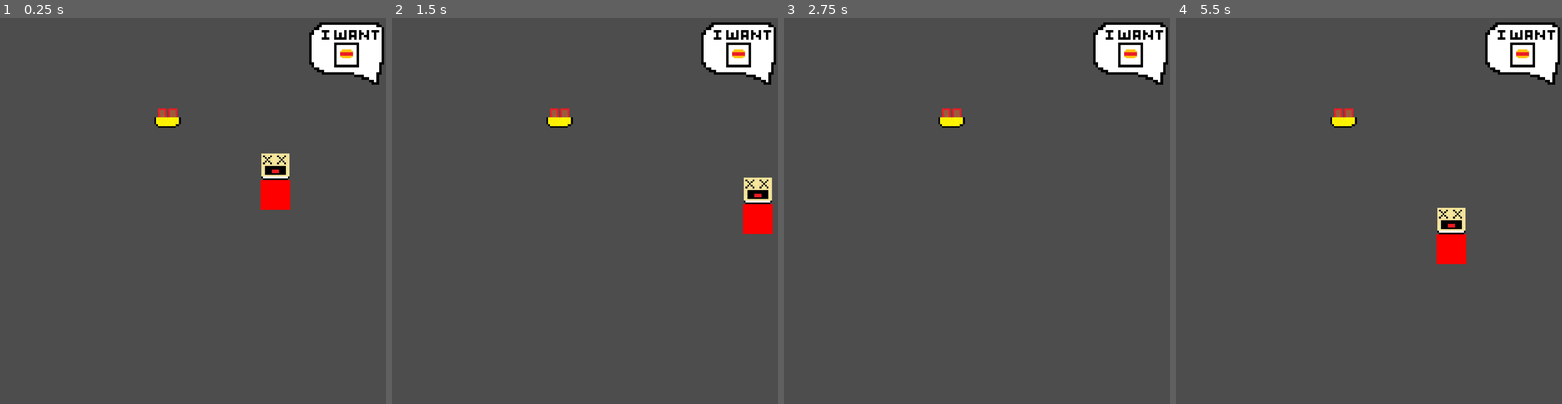
Above: before the commit, frames 1-4 (left to right).
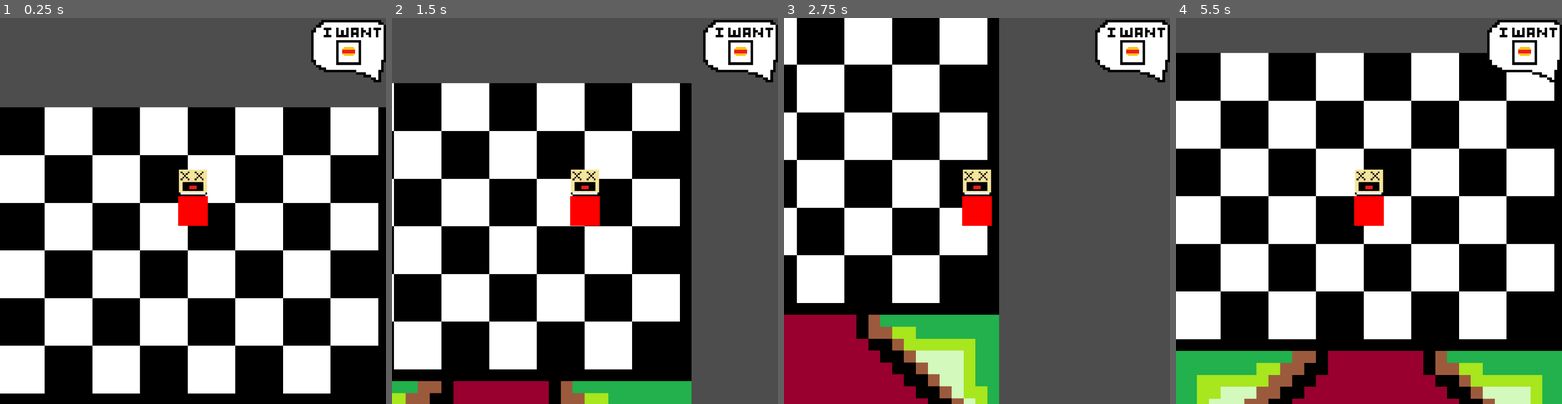
Above: after the commit, the same moments.

Repository: Vektor-Studios/Hackclub-Haven
Game: Godot game, scene res://Scenes/game.tscn
The game is run twice, just before and just after one commit, with the same random seed, the same clock (stepped at 60 frames per second) and the same inputs. The engine's default icon, where the game draws it, is replaced by a stand-in: a white triangle on a blue panel in a dark square.
Inputs:
- Up to frame 1 (0.25 s): no input
- Up to frame 2 (1.5 s): tap Enter at 0.5 s; hold D (right) 0.53-1.28 s; hold S (down) from 1.28 s (still down)
- Up to frame 3 (2.75 s): release S (down) at 2.03 s; hold D (right) from 2.03 s (still down)
- Up to frame 4 (5.5 s): release D (right) at 2.78 s; hold W (up) 2.78-3.53 s; hold A (left) 3.53-5.03 s; hold S (down) from 5.03 s (still down)

The runs differ from the first frame. In frame 1, 78% of the frame differs, in the area x 0-100%, y 0-100%; in frame 2, 67%; in frame 3, 57%; in frame 4, 91%.

Commit message:
Viewport & Starting Collision

Diff:
--- a/Scenes/game.tscn
+++ b/Scenes/game.tscn
@@ -3,14 +3,20 @@
 [ext_resource type="PackedScene" uid="uid://13tlneila0p5" path="res://Scenes/player.tscn" id="1_ebmjs"]
 [ext_resource type="PackedScene" uid="uid://dl8sll7pcc4yp" path="res://Scenes/food_item_pickup.tscn" id="2_qxrlw"]
 [ext_resource type="PackedScene" uid="uid://b34un58kud4c8" path="res://Scenes/speech_bubble.tscn" id="3_wrm1d"]
+[ext_resource type="PackedScene" uid="uid://bk4gouwwvqhsf" path="res://Scenes/hotel_map.tscn" id="4_3dryh"]
 
 [node name="Game" type="Node2D" unique_id=445429191]
 
+[node name="HotelMap" parent="." unique_id=1709313961 instance=ExtResource("4_3dryh")]
+position = Vector2(1471, 1475)
+
 [node name="Player" parent="." unique_id=1714150782 instance=ExtResource("1_ebmjs")]
-position = Vector2(685, 440)
+position = Vector2(2462, 251)
+
+[node name="Camera2D" type="Camera2D" parent="Player" unique_id=1822298211]
+
+[node name="SpeechBubble" parent="Player" unique_id=1949044896 instance=ExtResource("3_wrm1d")]
+position = Vector2(480, -319)
 
 [node name="FoodItemPickup" parent="." unique_id=624916689 instance=ExtResource("2_qxrlw")]
 position = Vector2(419, 238)
-
-[node name="SpeechBubble" parent="." unique_id=1949044896 instance=ExtResource("3_wrm1d")]
-position = Vector2(955, 167)
--- /dev/null
+++ b/Scenes/hotel_map.tscn
@@ -0,0 +1,19 @@
+[gd_scene format=3 uid="uid://bk4gouwwvqhsf"]
+
+[ext_resource type="Texture2D" uid="uid://iu33gmlwnxls" path="res://Sprites/hotel_floor.png" id="1_dr8dx"]
+
+[sub_resource type="RectangleShape2D" id="RectangleShape2D_dr8dx"]
+size = Vector2(30.25, 2519)
+
+[node name="HotelMap" type="Node2D" unique_id=1709313961]
+
+[node name="Floor" type="Sprite2D" parent="." unique_id=727837661]
+scale = Vector2(29.63, 29.63)
+texture = ExtResource("1_dr8dx")
+
+[node name="RigidBody2D" type="StaticBody2D" parent="." unique_id=1676331672]
+collision_layer = 2
+
+[node name="CollisionShape2D" type="CollisionShape2D" parent="RigidBody2D" unique_id=1695678276]
+position = Vector2(489.125, -222.5)
+shape = SubResource("RectangleShape2D_dr8dx")
--- a/Scenes/player.tscn
+++ b/Scenes/player.tscn
@@ -4,7 +4,7 @@
 [ext_resource type="Texture2D" uid="uid://bo3oiw1hybdum" path="res://Sprites/food_items/pasta_sprite.png" id="2_cvnsp"]
 
 [sub_resource type="RectangleShape2D" id="RectangleShape2D_f60y1"]
-size = Vector2(40, 40)
+size = Vector2(74, 74)
 
 [node name="Player" type="CharacterBody2D" unique_id=1714150782]
 collision_mask = 2
@@ -30,5 +30,4 @@
 color = Color(1, 0, 0, 1)
 
 [node name="CollisionShape2D" type="CollisionShape2D" parent="." unique_id=1759937855]
-visible = false
 shape = SubResource("RectangleShape2D_f60y1")
--- a/Scripts/speech_bubble.gd
+++ b/Scripts/speech_bubble.gd
@@ -5,7 +5,7 @@
 var rng = RandomNumberGenerator.new()
 
 func _ready() -> void:
-	item_id = rng.randi_range(0,len(FoodItems.food_item_array))
+	item_id = rng.randi_range(0,len(FoodItems.food_item_array)-1)
 	set_sprite()
 
 func set_sprite():
Binary file added: Sprites/hotel_floor.png
Not shown, added: Sprites/hotel_floor.png.import
